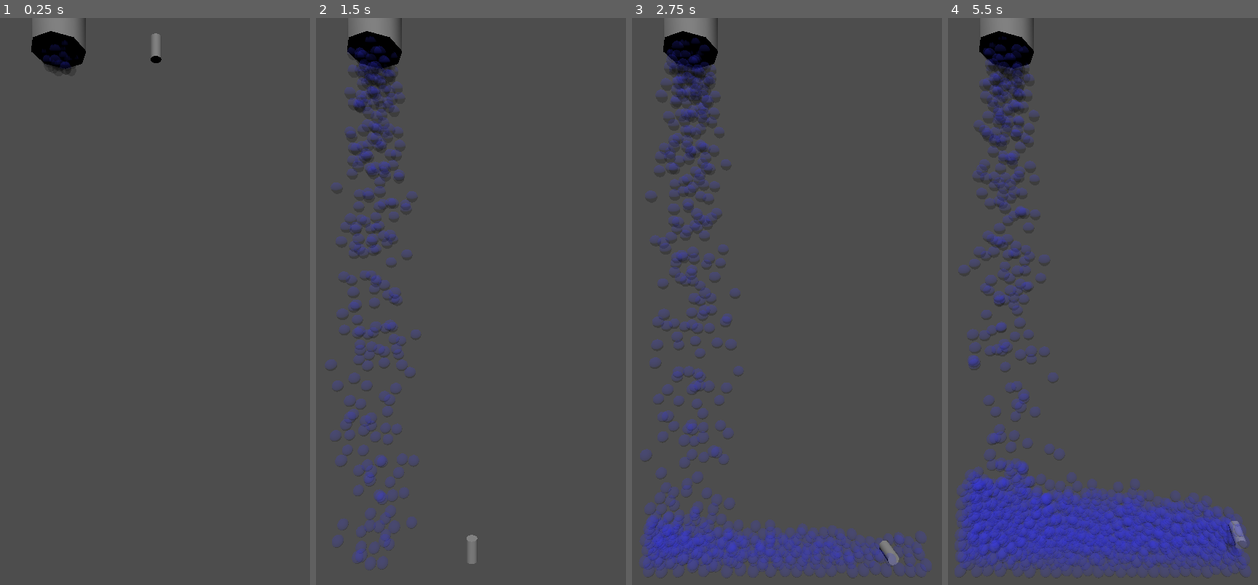
Above: before the commit, frames 1-4 (left to right).
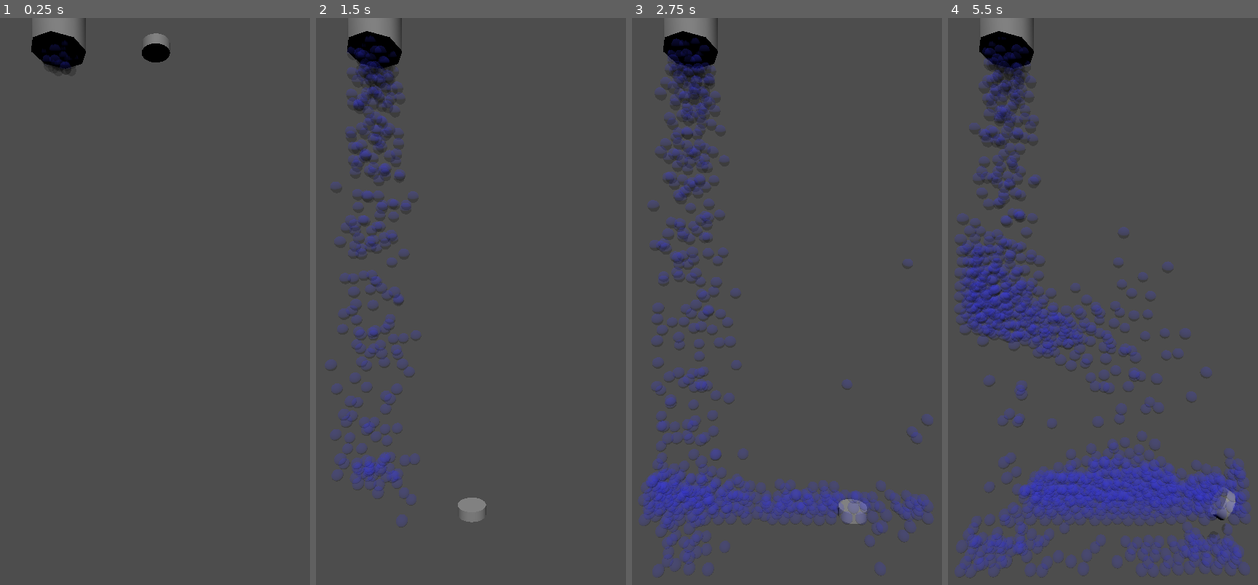
Above: after the commit, the same moments.

Repository: belovachap/Ring-Toss-Water-Game
Game: Godot game, scene res://ring_toss_water_game.tscn
Two runs of this game, one before a commit and one after it. Both use one fixed random seed, a clock stepped at 60 frames per second and the inputs below.
Inputs:
- Up to frame 1 (0.25 s): no input
- Up to frame 2 (1.5 s): no input
- Up to frame 3 (2.75 s): no input
- Up to frame 4 (5.5 s): no input

The runs differ from the first frame. In frame 1, 0.3% of the frame differs, in the area x 13-55%, y 2-8%; in frame 2, 4.0%; in frame 3, 16%; in frame 4, 23%, in the area x 1-98%, y 3-99%.

Commit message:
A kind of complex pumping.

Diff:
--- /dev/null
+++ b/pump.gd
@@ -0,0 +1,13 @@
+extends Area3D
+
+var on = false
+
+func _physics_process(delta: float) -> void:
+	if not on:
+		return
+
+	for body in get_overlapping_bodies():
+		body.linear_velocity += global_transform.basis.y
+
+func _on_timer_timeout() -> void:
+	on = not on
--- /dev/null
+++ b/pump.tscn
@@ -0,0 +1,16 @@
+[gd_scene load_steps=3 format=3 uid="uid://32iorw134bx3"]
+
+[ext_resource type="Script" uid="uid://c48jqo6egks88" path="res://pump.gd" id="1_j7dg1"]
+
+[sub_resource type="BoxShape3D" id="BoxShape3D_66ob0"]
+
+[node name="Pump" type="Area3D"]
+script = ExtResource("1_j7dg1")
+
+[node name="CollisionShape3D" type="CollisionShape3D" parent="."]
+shape = SubResource("BoxShape3D_66ob0")
+
+[node name="Timer" type="Timer" parent="."]
+autostart = true
+
+[connection signal="timeout" from="Timer" to="." method="_on_timer_timeout"]
--- a/ring.tscn
+++ b/ring.tscn
@@ -1,15 +1,17 @@
 [gd_scene load_steps=3 format=3 uid="uid://cxm8l2aalgs5h"]
 
 [sub_resource type="CylinderShape3D" id="CylinderShape3D_2wta4"]
+height = 0.645996
+radius = 1.25488
 
 [sub_resource type="CylinderMesh" id="CylinderMesh_ln3uk"]
 
 [node name="Ring" type="RigidBody3D"]
 
 [node name="CollisionShape3D" type="CollisionShape3D" parent="."]
-transform = Transform3D(0.2, 0, 0, 0, 0.2, 0, 0, 0, 0.2, 0, 0, 0)
+transform = Transform3D(0.2, 0, 0, 0, 0.2, 0, 0, 0, 0.2, 0, 0.0129395, 0)
 shape = SubResource("CylinderShape3D_2wta4")
 
 [node name="MeshInstance3D" type="MeshInstance3D" parent="."]
-transform = Transform3D(0.2, 0, 0, 0, 0.2, 0, 0, 0, 0.2, 0, 0, 0)
+transform = Transform3D(0.510998, 0, 0, 0, 0.0863461, 0, 0, 0, 0.512096, 0, 0, 0)
 mesh = SubResource("CylinderMesh_ln3uk")
--- a/ring_toss_water_game.gd
+++ b/ring_toss_water_game.gd
@@ -13,7 +13,7 @@
 	%Timer.stop()
 
 func _on_timer_timeout() -> void:
-	if water_counter >= 100:
+	if water_counter >= 200:
 		water_spiget_off()
 
 	water_counter += 1
--- a/ring_toss_water_game.tscn
+++ b/ring_toss_water_game.tscn
@@ -1,7 +1,8 @@
-[gd_scene load_steps=8 format=3 uid="uid://b3i3pxhw12qew"]
+[gd_scene load_steps=11 format=3 uid="uid://b3i3pxhw12qew"]
 
 [ext_resource type="Script" uid="uid://b1ouqtuo7nbut" path="res://ring_toss_water_game.gd" id="1_vi6ov"]
 [ext_resource type="PackedScene" uid="uid://cxm8l2aalgs5h" path="res://ring.tscn" id="2_mugm7"]
+[ext_resource type="PackedScene" uid="uid://32iorw134bx3" path="res://pump.tscn" id="3_h7hl2"]
 
 [sub_resource type="BoxShape3D" id="BoxShape3D_ho8q5"]
 size = Vector3(4.96558, 1, 1)
@@ -17,6 +18,12 @@
 
 [sub_resource type="BoxShape3D" id="BoxShape3D_pcka7"]
 size = Vector3(1, 10.6848, 2.97961)
+
+[sub_resource type="BoxShape3D" id="BoxShape3D_d8adi"]
+size = Vector3(0.266357, 0.289429, 0.992676)
+
+[sub_resource type="BoxShape3D" id="BoxShape3D_osghm"]
+size = Vector3(2.99255, 0.281738, 1)
 
 [node name="RingTossWaterGame" type="Node3D"]
 script = ExtResource("1_vi6ov")
@@ -65,6 +72,38 @@
 transform = Transform3D(1, 0, 0, 0, 1, 0, 0, 0, 1, -3.01391, 0.185428, 0.00738525)
 shape = SubResource("BoxShape3D_pcka7")
 
+[node name="PumpCeiling" type="Node3D" parent="."]
+
+[node name="StaticBody3D" type="StaticBody3D" parent="PumpCeiling"]
+
+[node name="CollisionShape3D" type="CollisionShape3D" parent="PumpCeiling/StaticBody3D"]
+transform = Transform3D(1, 0, 0, 0, 1, 0, 0, 0, 1, -2.37828, -2.65582, 0.00720164)
+shape = SubResource("BoxShape3D_d8adi")
+
+[node name="StaticBody3D4" type="StaticBody3D" parent="PumpCeiling"]
+
+[node name="CollisionShape3D" type="CollisionShape3D" parent="PumpCeiling/StaticBody3D4"]
+transform = Transform3D(1, 0, 0, 0, 1, 0, 0, 0, 1, -1.91333, -2.65582, 0.00720164)
+shape = SubResource("BoxShape3D_d8adi")
+
+[node name="StaticBody3D2" type="StaticBody3D" parent="PumpCeiling"]
+
+[node name="CollisionShape3D" type="CollisionShape3D" parent="PumpCeiling/StaticBody3D2"]
+transform = Transform3D(1, 0, 0, 0, 1, 0, 0, 0, 1, 1.82234, -2.65582, 0.00720164)
+shape = SubResource("BoxShape3D_d8adi")
+
+[node name="StaticBody3D3" type="StaticBody3D" parent="PumpCeiling"]
+
+[node name="CollisionShape3D" type="CollisionShape3D" parent="PumpCeiling/StaticBody3D3"]
+transform = Transform3D(1, 0, 0, 0, 1, 0, 0, 0, 1, 2.31509, -2.65582, 0.00720164)
+shape = SubResource("BoxShape3D_d8adi")
+
+[node name="PumpCeilingCeiling" type="StaticBody3D" parent="PumpCeiling"]
+
+[node name="CollisionShape3D" type="CollisionShape3D" parent="PumpCeiling/PumpCeilingCeiling"]
+transform = Transform3D(1, 0, 0, 0, 1, 0, 0, 0, 1, -0.063463, -2.64649, 0)
+shape = SubResource("BoxShape3D_osghm")
+
 [node name="WaterFaucet" type="Marker3D" parent="."]
 unique_name_in_owner = true
 transform = Transform3D(0.633512, -0.749884, -0.190622, 0.465012, 0.565913, -0.680813, 0.618406, 0.342662, 0.707218, -1.75178, 5.74858, 0)
@@ -79,4 +118,13 @@
 [node name="CSGCylinder3D" type="CSGCylinder3D" parent="."]
 transform = Transform3D(1, 0, 0, 0, 1, 0, 0, 0, 1, -1.75987, 6.81465, 0)
 
+[node name="Pump" parent="." instance=ExtResource("3_h7hl2")]
+transform = Transform3D(1, 0, 0, 0, 1.95121, 0, 0, 0, 1, -1.9669, -2.20942, 0)
+
+[node name="Pump2" parent="." instance=ExtResource("3_h7hl2")]
+transform = Transform3D(1, 0, 0, 0, -1.42905, 0.0342063, 0, -0.0496538, -0.984468, 1.82592, -2.61375, 0)
+
+[node name="Pump3" parent="." instance=ExtResource("3_h7hl2")]
+transform = Transform3D(0.00831304, -1.05161, 0, 0.988161, 0.00884682, 0, 0, 0, 1, 0, -3.06456, 0)
+
 [connection signal="timeout" from="Timer" to="." method="_on_timer_timeout"]
Not shown, added: pump.gd.uid
